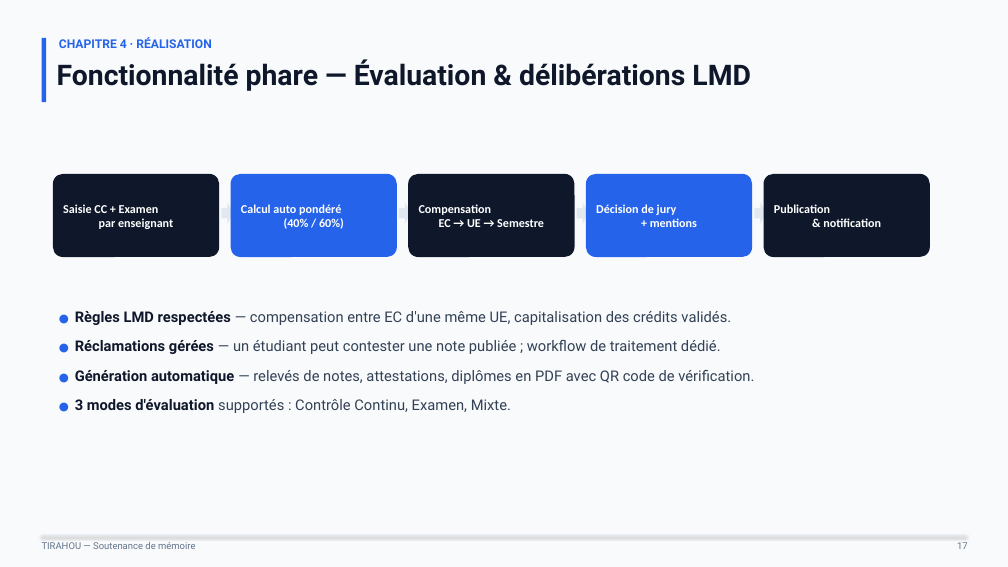
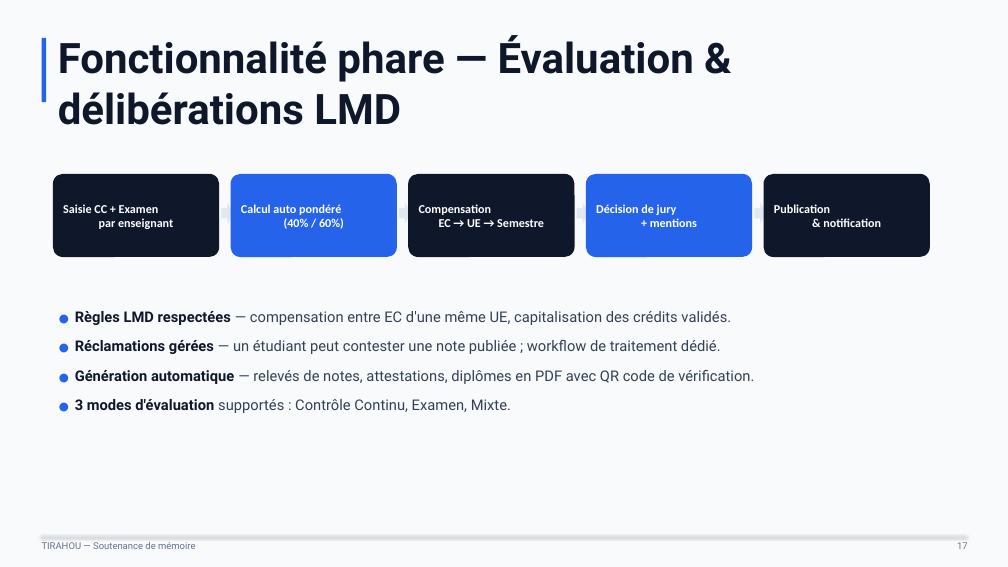
Before and after one commit to BabDIO/tirahou, a slide deck: slide 21 of TIRAHOU_Soutenance_Ali_Cisse.pptx (slide 17 before the commit). Drawn at 1008x567 pixels with LibreOffice and Linux fonts; fonts in the diff are those of the drawing. Boxes give left, top, right and bottom in pixels: in the first picture for what was removed or moved away, otherwise in the second. Text is boxed around its words. In the diff, an @@ line names an element or a change of style, - is before the commit and + after.

```diff
--- a/TIRAHOU_Soutenance_Ali_Cisse.pptx
+++ b/TIRAHOU_Soutenance_Ali_Cisse.pptx
@@ text "Fonctionnalité phare — Évaluation & ...": place and size @@
-text "Fonctionnalité phare — Évaluation & ..." at (57,59,751,91)
+text "Fonctionnalité phare — Évaluation & ..." at (58,35,694,125)
@@ text "Fonctionnalité phare — Évaluation & ..." at (58,35,694,125): size 27 to 40 pt @@
@@ text removed at (59,37,211,48) @@
-CHAPITRE 4 · RÉALISATION
```
Also in this commit, not shown: 25 other slides changed, 6 slides added, 2 slides removed, 45 other files.
